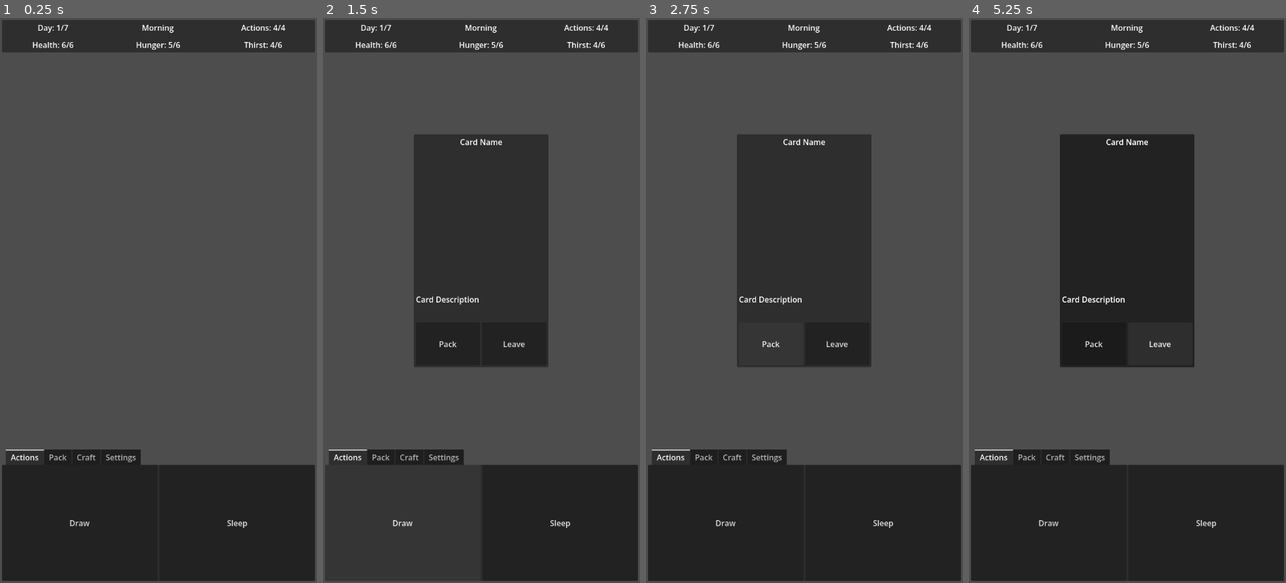
Above: before the commit, frames 1-4 (left to right).
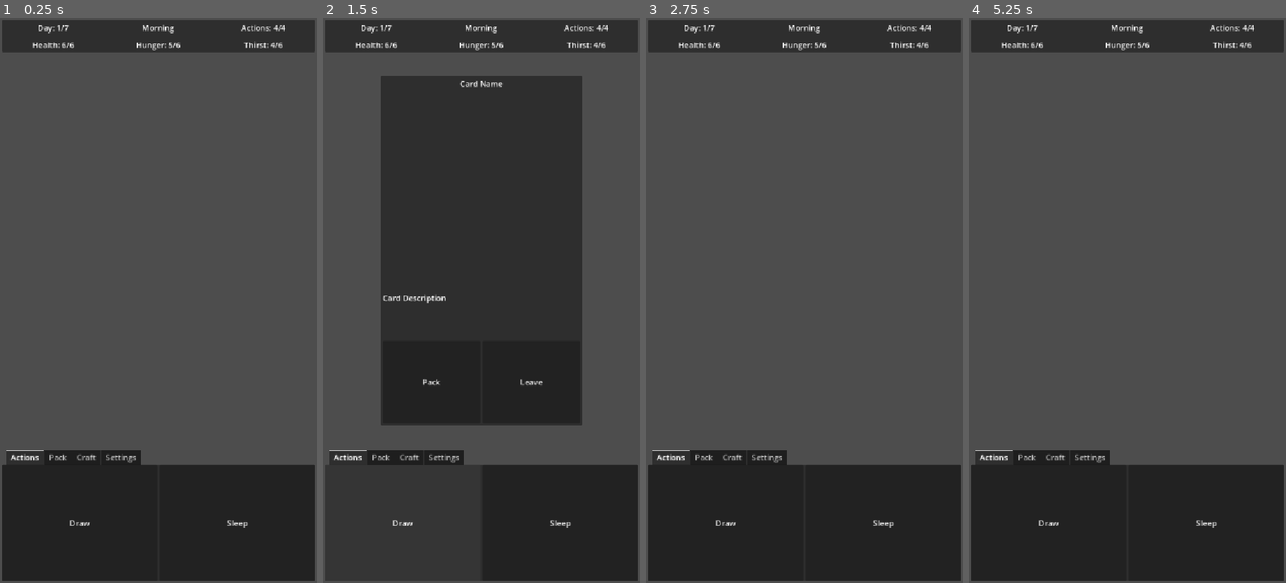
Above: after the commit, the same moments.

Repository: TheOnliestMattastic/Natural-One
Game: Godot game, scene res://scenes/game.tscn
The game is run twice, just before and just after one commit, with the same random seed, the same clock (stepped at 60 frames per second) and the same inputs.
Inputs (mouse positions are in pixels of both pictures, inside the frame that each line leads up to):
- Up to frame 1 (0.25 s): no input
- Up to frame 2 (1.5 s): click "Sleep" at 0.5 s; click "Draw" at 1.25 s
- Up to frame 3 (2.75 s): click "Pack" at 2 s
- Up to frame 4 (5.25 s): click (1159, 345) at 2.75 s, where only the run before the commit has a clickable "Leave"; click (1092, 345) at 3.5 s, where only the run before the commit has a clickable "Pack"; click "Draw" at 4.25 s; click "Leave" at 5 s

The runs differ from the first frame. In frame 1, 0.7% of the frame differs, in the area x 1-90%, y 1-91%; in frame 2, 23%; in frame 3, 17%; in frame 4, 18%.

Commit message:
Connected button on card to discard function on the ui script

Diff:
--- a/project.godot
+++ b/project.godot
@@ -24,7 +24,7 @@
 
 window/size/viewport_width=648
 window/size/viewport_height=1152
-window/stretch/mode="viewport"
+window/stretch/mode="canvas_items"
 window/stretch/aspect="expand"
 window/handheld/orientation=1
 
--- a/scenes/card.tscn
+++ b/scenes/card.tscn
@@ -6,16 +6,16 @@
 [sub_resource type="StyleBoxEmpty" id="StyleBoxEmpty_pl73o"]
 
 [node name="Card" type="PanelContainer" unique_id=1644298931]
-custom_minimum_size = Vector2(275, 475)
+custom_minimum_size = Vector2(412, 712.5)
 anchors_preset = 8
 anchor_left = 0.5
 anchor_top = 0.5
 anchor_right = 0.5
 anchor_bottom = 0.5
-offset_left = -150.0
-offset_top = -300.0
-offset_right = 150.0
-offset_bottom = 300.0
+offset_left = -120.5
+offset_top = -37.0
+offset_right = 120.5
+offset_bottom = 37.0
 grow_horizontal = 2
 grow_vertical = 2
 size_flags_horizontal = 4
@@ -41,7 +41,7 @@
 [node name="Image" type="AspectRatioContainer" parent="MarginContainer/VBoxContainer" unique_id=1218454958]
 layout_mode = 2
 size_flags_vertical = 3
-size_flags_stretch_ratio = 3.0
+size_flags_stretch_ratio = 2.0
 
 [node name="Description" type="PanelContainer" parent="MarginContainer/VBoxContainer" unique_id=1445235530]
 layout_mode = 2
--- a/scenes/game.tscn
+++ b/scenes/game.tscn
@@ -101,11 +101,11 @@
 horizontal_alignment = 1
 vertical_alignment = 1
 
-[node name="Center" type="PanelContainer" parent="UI/MarginContainer/VBoxContainer" unique_id=807976130]
+[node name="Center" type="PanelContainer" parent="UI/MarginContainer/VBoxContainer" unique_id=1827196219]
 layout_mode = 2
 size_flags_vertical = 3
 size_flags_stretch_ratio = 3.0
-theme_override_styles/panel = SubResource("StyleBoxEmpty_e7i1q")
+theme_override_styles/panel = SubResource("StyleBoxEmpty_pl73o")
 
 [node name="Bottom" type="TabContainer" parent="UI/MarginContainer/VBoxContainer" unique_id=763367368]
 layout_mode = 2
--- a/scripts/card.gd
+++ b/scripts/card.gd
@@ -1,3 +1,5 @@
+# Tarot card pixel size: 825 x 1425
+# ----------------------------------
 extends PanelContainer
 
 @export var card_name: String = "Card Name"
@@ -16,19 +18,19 @@
 func _ready() -> void:
 	set_values(card_name, card_description, card_image, option_1, option_2, option_3)
 
-func set_values(_card_name: String, _card_description: String, _card_image: Sprite2D, _option_1: String = "", _option_2: String = "", _option_3: String = "") -> void:
-	card_name = _card_name
-	card_description = _card_description
-	card_image = _card_image
-	option_1 = _option_1
-	option_2 = _option_2
-	option_3 = _option_3
+func set_values(text: String, description: String, image: Sprite2D, opt_1: String = "", opt_2: String = "", opt_3: String = "") -> void:
+	card_name = text
+	card_description = description
+	card_image = image
+	option_1 = opt_1
+	option_2 = opt_2
+	option_3 = opt_3
 
 	name_label.set_text(card_name)
 	description_label.set_text(card_description)
-	button_1.set_text(option_1)
-	button_2.set_text(option_2)
-	button_3.set_text(option_3)
+	button_1.set_text(opt_1)
+	button_2.set_text(opt_2)
+	button_3.set_text(opt_3)
 
 	# setting button visibility
 	if button_1.text == "": button_1.visible = false
--- a/scripts/game_master.gd
+++ b/scripts/game_master.gd
@@ -15,4 +15,12 @@
 			ui.discard()
 			print("Sleeping...")
 
+		"Pack":
+			ui.discard()
+			print("Packing...")
+
+		"Leave":
+			ui.discard()
+			print("Leaving...")
+
 		_: print(button)
--- a/scripts/ui.gd
+++ b/scripts/ui.gd
@@ -11,4 +11,4 @@
 func discard() -> void:
 	if center.get_child_count() == 0: return
 	var card = center.get_child(0)
-	if card: card.free()
+	if card: card.queue_free()
Not shown: 1 places in scenes/game.tscn that only renumber resources
